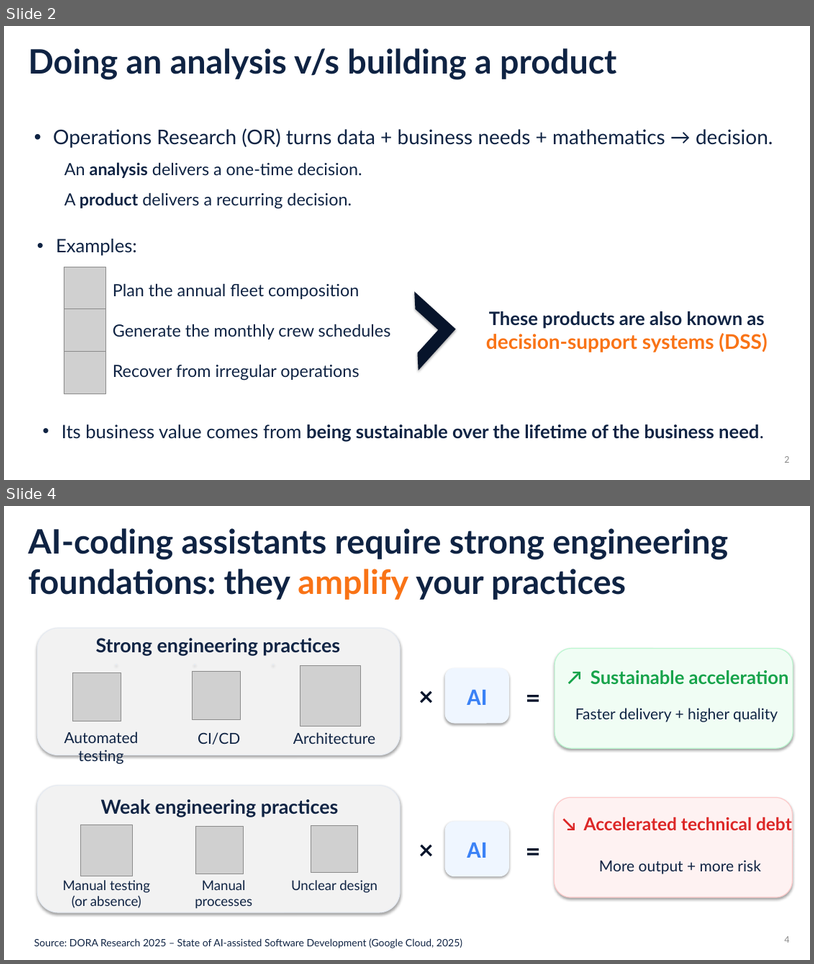
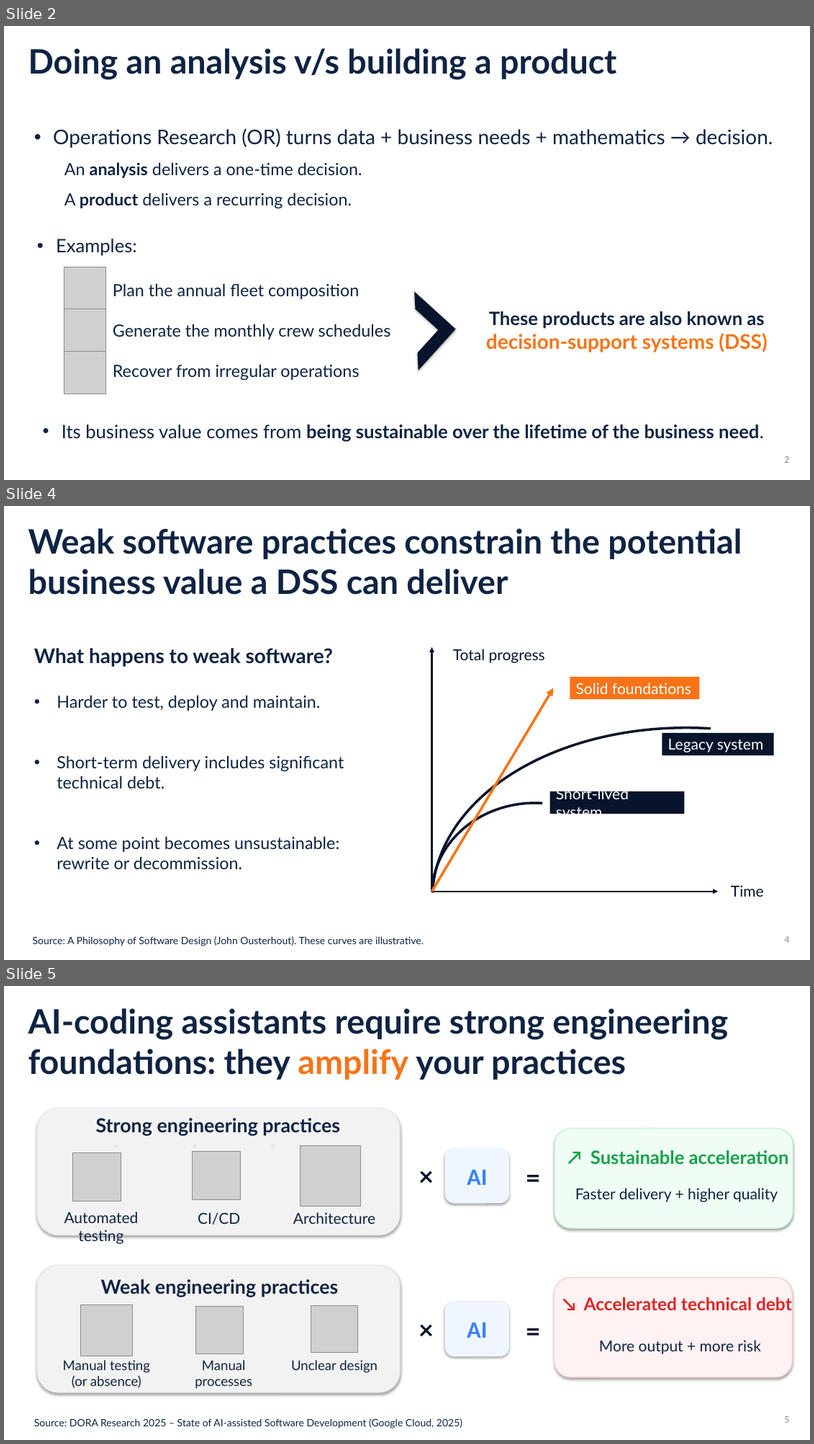
Before and after one commit to sefop/sefop-training-hub, a slide deck: workshops/2026-11-01-informs-annual-meeting/SEFOP Informs Annual Meeting 2026.pptx. Shown one above the other, each under a label of ours: slides 2 and 4 before the commit, slides 2, 4 and 5 after it; the slides between them are not shown. The pictures are 814x964 and 814x1444 pixels, drawn with LibreOffice and Linux fonts; fonts in the diff are those of the drawing; grey boxes stand for pictures. Boxes give left, top, right and bottom in pixels: in the first picture for what was removed or moved away, otherwise in the second. Text is boxed around its words. In the diff, an @@ line names an element or a change of style, - is before the commit and + after.

```diff
--- a/workshops/2026-11-01-informs-annual-meeting/SEFOP Informs Annual Meeting 2026.pptx
+++ b/workshops/2026-11-01-informs-annual-meeting/SEFOP Informs Annual Meeting 2026.pptx
@@ slide 4 added at (4,506,810,960), background #FFFFFF @@
@@ text added at (28,528,742,595), 40 pt, text #0F2343, bold @@
+Weak software practices constrain the potential business value a DSS can deliver
@@ text added at (34,648,344,869), 20 pt, text #0F2343 @@
+What happens to weak software?
+• Harder to test, deploy and maintain.
+• Short-term delivery includes significant technical debt.
+• At some point becomes unsustainable: rewrite or decommission.
@@ arrow added from (432, 891) to (432, 647), #07142B 2 pt @@
@@ text added at (453,649,545,663), 18 pt, text #07142B @@
+Total progress
@@ rectangle added at (570,677,700,699), fill #F97316, 18 pt, text #FFFFFF @@
+Solid foundations
@@ arrow added from (432, 891) to (554, 688), #F97316 3 pt @@
@@ arc (boxed as its full ellipse) added at (422,712,810,960), outline #07142B 3 pt @@
@@ rectangle added at (663,733,774,755), fill #07142B, 18 pt, text #FFFFFF @@
+Legacy system
@@ arc (boxed as its full ellipse) added at (427,796,648,960), outline #07142B 3 pt @@
@@ rectangle added at (550,792,684,814), fill #07142B, 18 pt, text #FFFFFF @@
+Short-lived system
@@ arrow added from (432, 891) to (718, 891), #07142B 2 pt @@
@@ text added at (731,885,764,896), 18 pt, text #07142B @@
+Time
@@ text added at (33,936,424,946), 12 pt, text #0F2343 @@
+Source: A Philosophy of Software Design (John Ousterhout). These curves are illustrative.
@@ page number added at (784,936,790,942), 12 pt, text #8C8C8C @@
+4
@@ what was slide 4 is now slide 5 @@
@@ page number at (784,1416,790,1422): text changed @@
-4
+5
```
Also in this commit, not shown: 3 slides changed, 1 other slide added.
